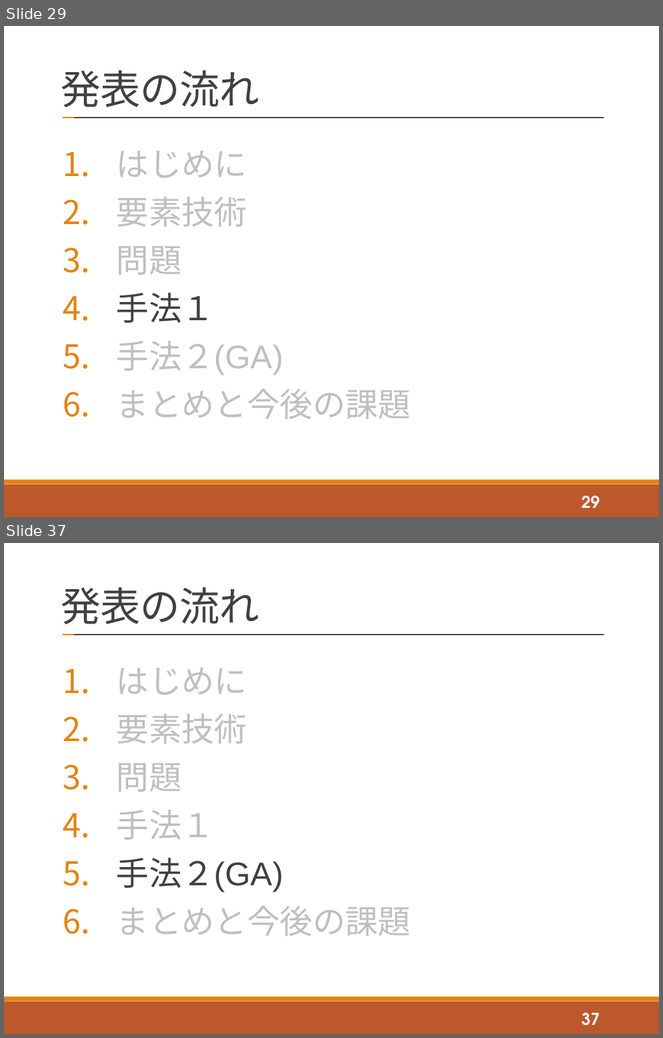
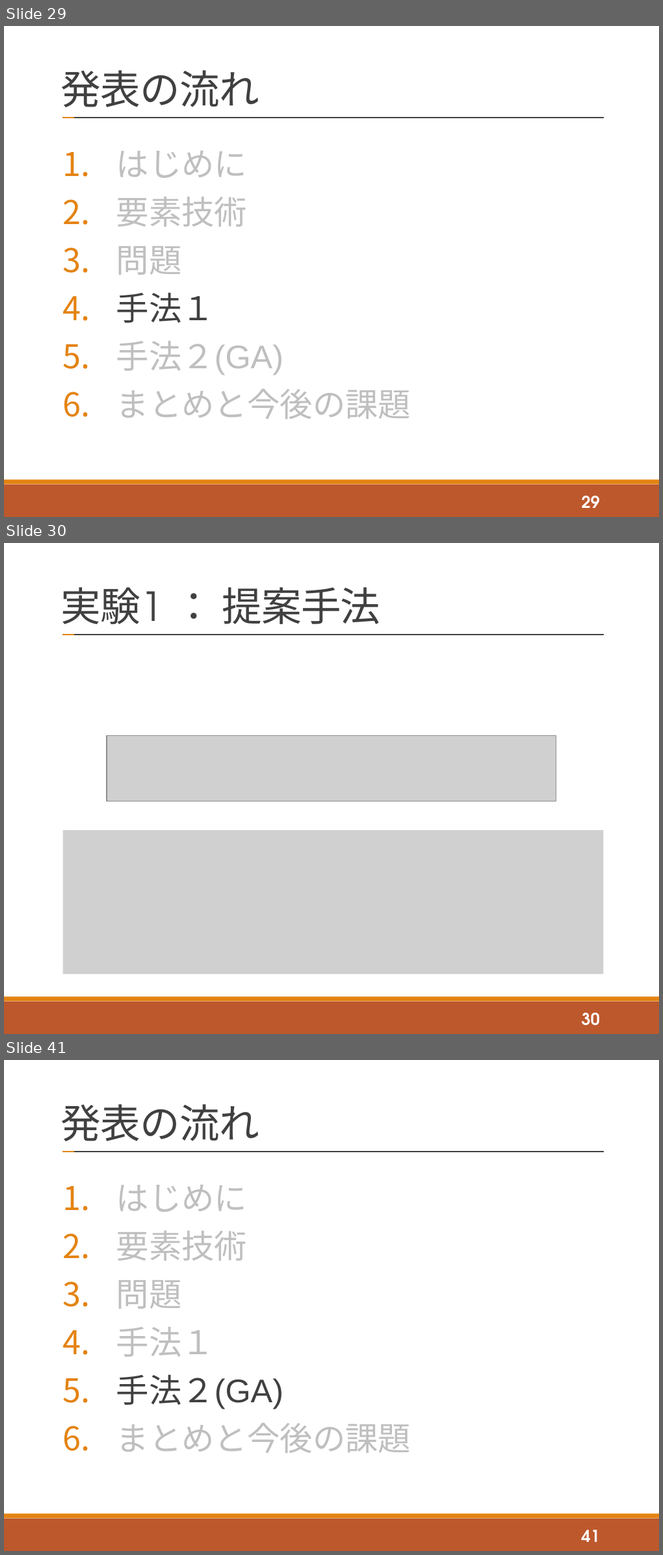
Before and after one commit to tatsuya-sugiyama/WeeklyReport, a slide deck: report/2020後期/2020_2nd_sugiyama.pptx. Shown one above the other, each under a label of ours: slides 29 and 37 before the commit, slides 29, 30 and 41 after it; the slides between them are not shown. The pictures are 663x1038 and 663x1555 pixels, drawn with LibreOffice and Linux fonts; fonts in the diff are those of the drawing; grey boxes stand for pictures. Boxes give left, top, right and bottom in pixels: in the first picture for what was removed or moved away, otherwise in the second. Text is boxed around its words. In the diff, an @@ line names an element or a change of style, - is before the commit and + after.

```diff
--- a/report/2020後期/2020_2nd_sugiyama.pptx
+++ b/report/2020後期/2020_2nd_sugiyama.pptx
@@ slide 30 added at (4,543,659,1034), background #FFFFFF; not listed: 4 template elements that a slide beside it also shows @@
@@ title added at (61,587,380,624), 44 pt, text #404040 @@
+実験1 ： 提案手法
@@ picture added at (107,735,556,801) @@
@@ picture added at (63,831,603,975) @@
@@ page number added at (582,1013,600,1026), 18 pt, text #FFFFFF, bold @@
+30
@@ what was slide 37 is now slide 41 @@
@@ page number at (582,1530,600,1542): text changed @@
-37
+41
```
Also in this commit, not shown: 11 slides changed, 6 other slides added, 6 other files.
